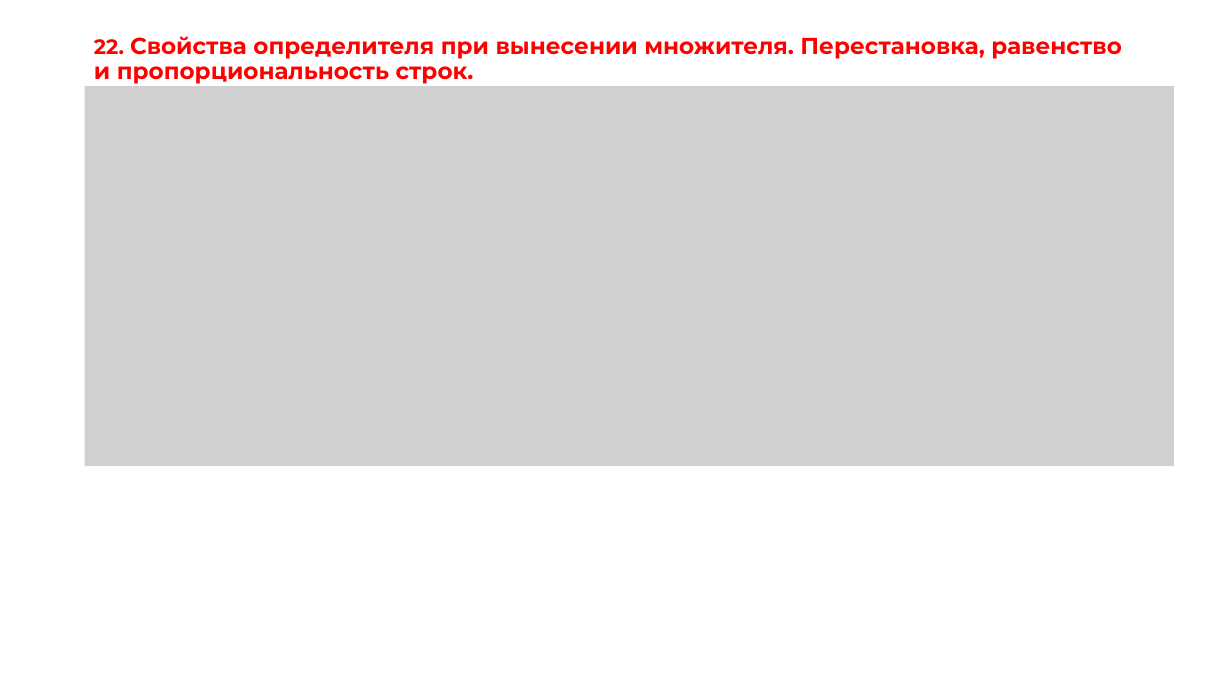
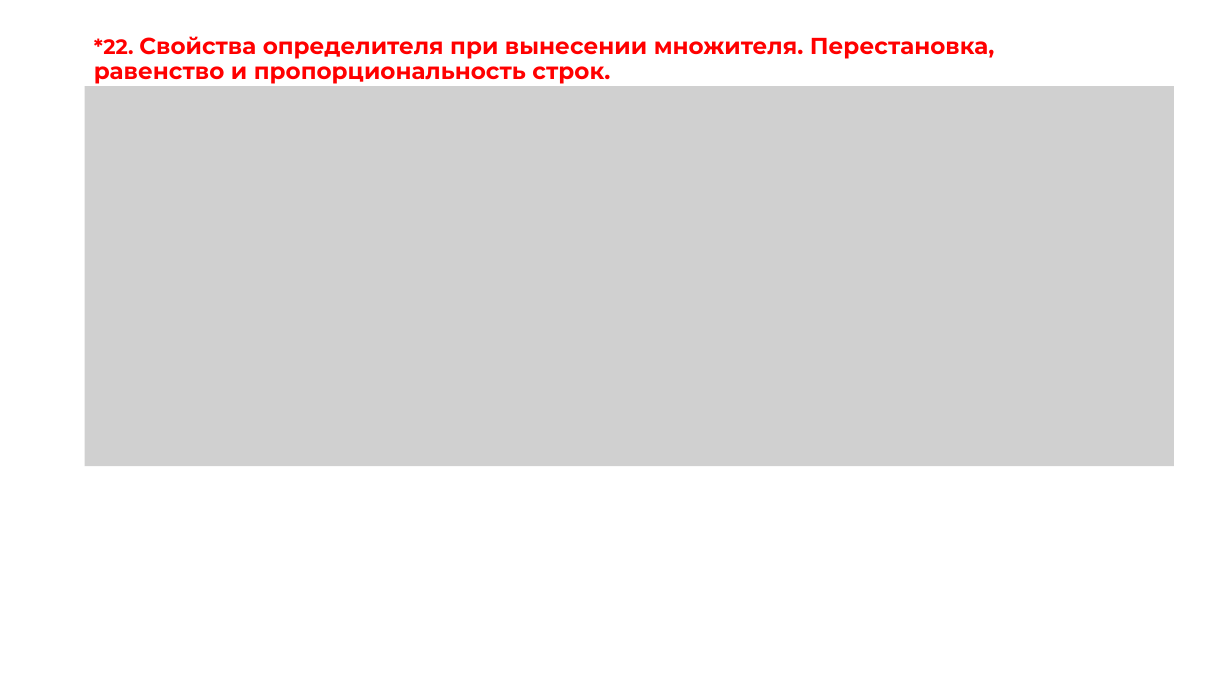
Before and after one commit to OneTwoZzzPlus/ITMO.STUDY, a slide deck: slide 38 of MATH/colloquium.pptx. Drawn at 1232x693 pixels with LibreOffice and Linux fonts; fonts in the diff are those of the drawing; grey boxes stand for pictures. Boxes give left, top, right and bottom in pixels: in the first picture for what was removed or moved away, otherwise in the second. Text is boxed around its words. In the diff, an @@ line names an element or a change of style, - is before the commit and + after.

```diff
--- a/MATH/colloquium.pptx
+++ b/MATH/colloquium.pptx
@@ title at bbox=[94, 36, 995, 84]: text changed @@
-22. Свойства определителя при вынесении множителя. Перестановка, равенство и пропорциональность строк.
+*22. Свойства определителя при вынесении множителя. Перестановка, равенство и пропорциональность строк.
```
Also in this commit, not shown: 15 other slides changed, 18 other files.
